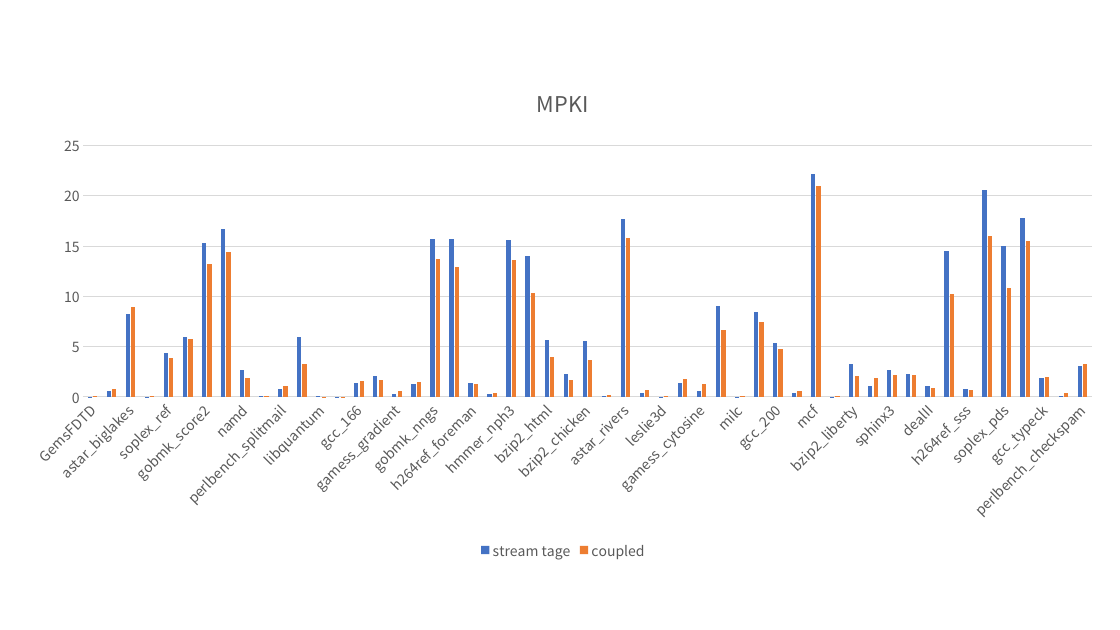
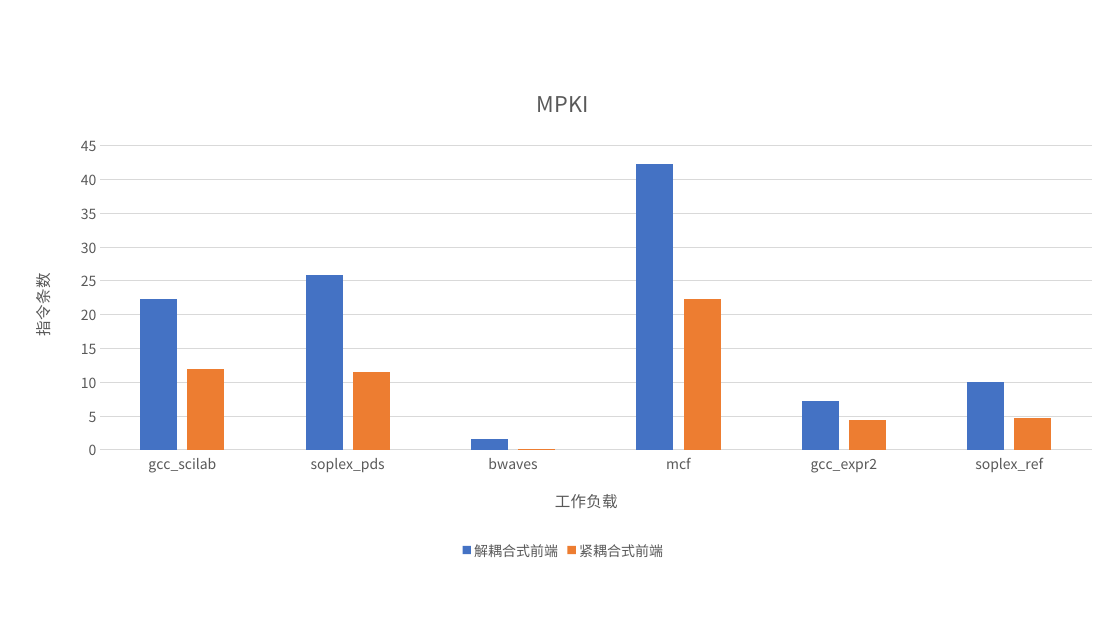
Before and after one commit to MaxKev1n/decoupled_frontend_stat, a slide deck: slide 1 of graph.pptx. Drawn at 1120x630 pixels with LibreOffice and Linux fonts; fonts in the diff are those of the drawing. Boxes give left, top, right and bottom in pixels: in the first picture for what was removed or moved away, otherwise in the second. Text is boxed around its words. In the diff, an @@ line names an element or a change of style, - is before the commit and + after.

```diff
--- a/graph.pptx
+++ b/graph.pptx
@@ column chart at (x1=12, y1=66, x2=1114, y2=565) @@
-categories: GemsFDTD, perlbench_diffmail, astar_biglakes, bwaves, soplex_ref, omnetpp, gobmk_score2, hmmer_retro, namd, lbm, perlbench_splitmail, gcc_scilab, libquantum, cactusADM, gcc_166, xalancbmk, gamess_gradient, gcc_s04, gobmk_nngs, gobmk_trevord, h264ref_foreman, gamess_triazolium, hmmer_nph3, bzip2_combined, bzip2_html, gromacs, bzip2_chicken, gcc_expr, astar_rivers, tonto, leslie3d, gcc_cpdecl, gamess_cytosine, bzip2_program, milc, sjeng, gcc_200, gcc_g23, mcf, zeusmp, bzip2_liberty, povray, sphinx3, gcc_expr2, dealII, bzip2_source, h264ref_sss, gobmk_13x13, soplex_pds, gobmk_trevorc, gcc_typeck, calculix, perlbench_checkspam
+categories: gcc_scilab, soplex_pds, bwaves, mcf, gcc_expr2, soplex_ref
-stream tage: 0, 0.6, 8.2, 0, 4.4, 6, 15.3, 16.7, 2.6, 0.1, 0.8, 6, 0.1, 0, 1.4, 2, 0.3, 1.2, 15.7, 15.7, 1.3, 0.2, 15.6, 14, 5.6, 2.2, 5.6, 0.1, 17.7, 0.4, 0, 1.4, 0.6, 9.1, 0, 8.5, 5.4, 0.4, 22.2, 0, 3.3, 1, 2.7, 2.3, 1.1, 14.5, 0.8, 20.5, 15, 17.8, 1.9, 0.1, 3.1
+解耦合式前端: 22, 26, 2, 42, 7, 10
-coupled: 0.1, 0.8, 8.9, 0.1, 3.8, 5.7, 13.2, 14.4, 1.9, 0, 1, 3.3, 0, 0, 1.6, 1.7, 0.6, 1.5, 13.7, 12.9, 1.2, 0.4, 13.7, 10.3, 4, 1.7, 3.7, 0.2, 15.8, 0.7, 0.1, 1.8, 1.2, 6.7, 0.1, 7.5, 4.8, 0.6, 21, 0, 2, 1.9, 2.2, 2.2, 0.8, 10.2, 0.7, 16, 10.8, 15.5, 2, 0.4, 3.3
+紧耦合式前端: 12, 12, 0, 22, 4, 5
@@ category axis title "" to "工作负载 " @@
@@ value axis title "" to "指令条数 " @@
```
Also in this commit, not shown: 1 other slide changed, 1 slide added, 36 other files.
